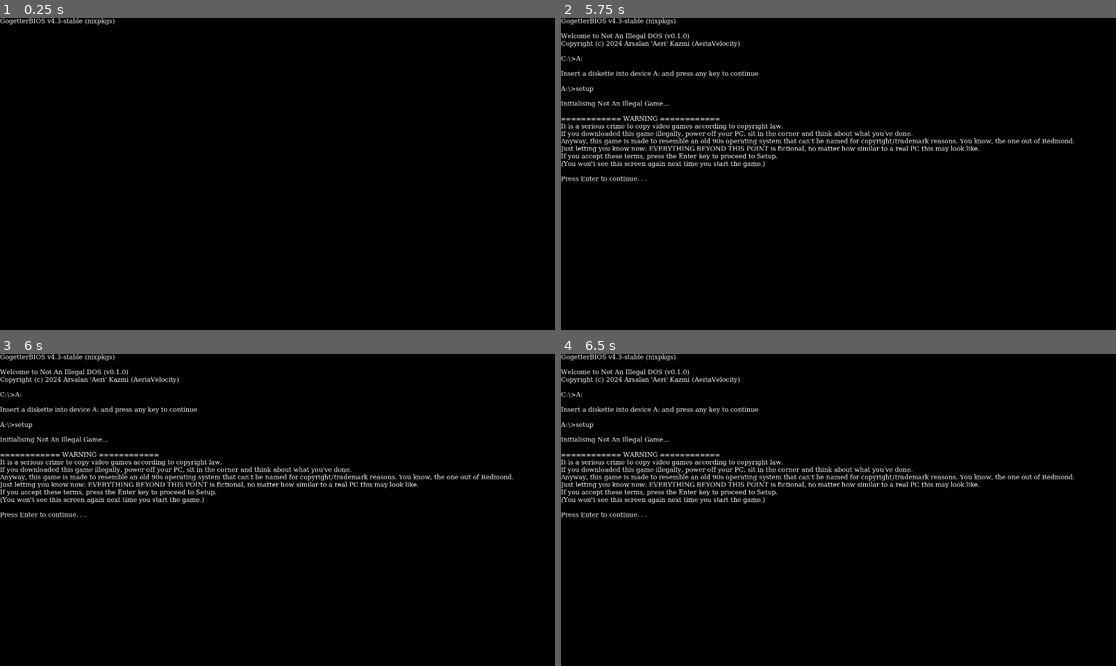
Above: before the commit, frames 1-4 (two rows, left to right).
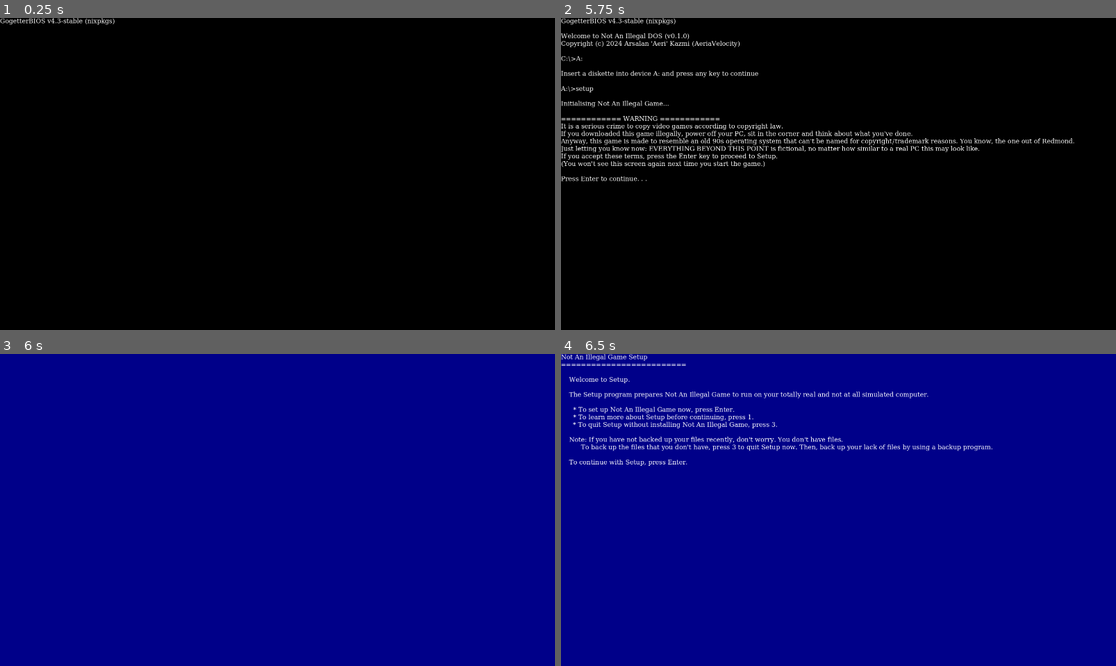
Above: after the commit, the same moments.

Repository: AeriaVelocity/not-an-illegal-game
Game: Godot game, scene res://Scenes/intro.tscn
Same seed, same stepped clock (60 frames per second), same inputs: the game is played once before the commit and once after it.
Inputs:
- Up to frame 1 (0.25 s): no input
- Up to frame 2 (5.75 s): tap Enter (ui_accept) at 0.5, 0.77, 1.52, 2, 2.75, 3.02, 3.77, 4.25, 4.52, 5 s
- Up to frame 3 (6 s): tap Enter (ui_accept) at 5.75 s
- Up to frame 4 (6.5 s): tap Enter (ui_accept) at 6.02 s

Frames 1-2 are identical in both runs. In frame 3, 100% of the frame differs, in the area x 0-100%, y 0-100%; in frame 4, 100%.

Commit message:
Implemented the first stages of the preinstallation part of the setup

Diff:
--- /dev/null
+++ b/Scenes/preinstallation.tscn
@@ -0,0 +1,156 @@
+[gd_scene load_steps=7 format=3 uid="uid://bygcowckre38n"]
+
+[ext_resource type="Script" path="res://Scripts/preinstallation_interaction.gd" id="1_0t6bx"]
+
+[sub_resource type="SystemFont" id="SystemFont_or8xq"]
+font_names = PackedStringArray("Lucida Console", "Source Code Pro", "Menlo", "Monospace")
+font_weight = 500
+subpixel_positioning = 0
+
+[sub_resource type="LabelSettings" id="LabelSettings_k1qia"]
+font = SubResource("SystemFont_or8xq")
+font_size = 22
+
+[sub_resource type="Animation" id="Animation_6lioa"]
+length = 0.001
+tracks/0/type = "value"
+tracks/0/imported = false
+tracks/0/enabled = true
+tracks/0/path = NodePath(".:visible")
+tracks/0/interp = 1
+tracks/0/loop_wrap = true
+tracks/0/keys = {
+"times": PackedFloat32Array(0),
+"transitions": PackedFloat32Array(1),
+"update": 1,
+"values": [true]
+}
+tracks/1/type = "value"
+tracks/1/imported = false
+tracks/1/enabled = true
+tracks/1/path = NodePath("Screen 1:visible")
+tracks/1/interp = 1
+tracks/1/loop_wrap = true
+tracks/1/keys = {
+"times": PackedFloat32Array(0),
+"transitions": PackedFloat32Array(1),
+"update": 1,
+"values": [true]
+}
+
+[sub_resource type="Animation" id="Animation_x46hj"]
+resource_name = "appear"
+length = 0.4
+tracks/0/type = "value"
+tracks/0/imported = false
+tracks/0/enabled = true
+tracks/0/path = NodePath(".:visible")
+tracks/0/interp = 1
+tracks/0/loop_wrap = true
+tracks/0/keys = {
+"times": PackedFloat32Array(0, 0.2),
+"transitions": PackedFloat32Array(1, 1),
+"update": 1,
+"values": [false, true]
+}
+tracks/1/type = "value"
+tracks/1/imported = false
+tracks/1/enabled = true
+tracks/1/path = NodePath("Screen 1:visible")
+tracks/1/interp = 1
+tracks/1/loop_wrap = true
+tracks/1/keys = {
+"times": PackedFloat32Array(0, 0.4),
+"transitions": PackedFloat32Array(1, 1),
+"update": 1,
+"values": [false, true]
+}
+
+[sub_resource type="AnimationLibrary" id="AnimationLibrary_q10hv"]
+_data = {
+"RESET": SubResource("Animation_6lioa"),
+"appear": SubResource("Animation_x46hj")
+}
+
+[node name="Preinstallation" type="Control"]
+layout_mode = 3
+anchors_preset = 15
+anchor_right = 1.0
+anchor_bottom = 1.0
+grow_horizontal = 2
+grow_vertical = 2
+
+[node name="Background" type="ColorRect" parent="."]
+layout_mode = 1
+anchors_preset = 15
+anchor_right = 1.0
+anchor_bottom = 1.0
+grow_horizontal = 2
+grow_vertical = 2
+color = Color(0, 0, 0.537255, 1)
+script = ExtResource("1_0t6bx")
+
+[node name="Screen 0" type="Control" parent="Background"]
+visible = false
+layout_mode = 1
+anchors_preset = 15
+anchor_right = 1.0
+anchor_bottom = 1.0
+grow_horizontal = 2
+grow_vertical = 2
+
+[node name="Label" type="Label" parent="Background/Screen 0"]
+layout_mode = 1
+anchors_preset = 15
+anchor_right = 1.0
+anchor_bottom = 1.0
+grow_horizontal = 2
+grow_vertical = 2
+text = "About Setup
+===========
+
+    Not An Illegal Game Setup is designed to set up Not An Illegal Game on your \"computer\".
+
+    You type stuff in, you press Enter a lot, and that makes it go!
+
+    Now press 1 to get back to Setup so you can play the bloody game."
+label_settings = SubResource("LabelSettings_k1qia")
+autowrap_mode = 2
+
+[node name="Screen 1" type="Control" parent="Background"]
+layout_mode = 1
+anchors_preset = 15
+anchor_right = 1.0
+anchor_bottom = 1.0
+grow_horizontal = 2
+grow_vertical = 2
+
+[node name="Label" type="Label" parent="Background/Screen 1"]
+layout_mode = 1
+anchors_preset = 15
+anchor_right = 1.0
+anchor_bottom = 1.0
+grow_horizontal = 2
+grow_vertical = 2
+text = "Not An Illegal Game Setup
+=========================
+
+    Welcome to Setup.
+
+    The Setup program prepares Not An Illegal Game to run on your totally real and not at all simulated computer.
+
+      * To set up Not An Illegal Game now, press Enter.
+      * To learn more about Setup before continuing, press 1.
+      * To quit Setup without installing Not An Illegal Game, press 3.
+
+    Note: If you have not backed up your files recently, don't worry. You don't have files.
+          To back up the files that you don't have, press 3 to quit Setup now. Then, back up your lack of files by using a backup program.
+
+    To continue with Setup, press Enter."
+label_settings = SubResource("LabelSettings_k1qia")
+autowrap_mode = 2
+
+[node name="AnimationPlayer" type="AnimationPlayer" parent="Background"]
+libraries = {
+"": SubResource("AnimationLibrary_q10hv")
+}
--- a/Scripts/intro_sequence.gd
+++ b/Scripts/intro_sequence.gd
@@ -14,7 +14,9 @@
 
 C:\\>(TYPED)naig
 
-Starting Not An Illegal Game...""".format(version_strings)
+Starting Not An Illegal Game...
+(WAIT=0.8s)
+(SCENE=Scenes/startup.tscn)""".format(version_strings)
 
 var SETUP_TEXT = """GogetterBIOS v{engine_version}
 
@@ -37,7 +39,8 @@
 If you accept these terms, press the Enter key to proceed to Setup.
 (You won't see this screen again next time you start the game.)
 
-(USERWAIT)""".format(version_strings)
+(USERWAIT)
+(SCENE=Scenes/preinstallation.tscn)""".format(version_strings)
 
 func animate_characters(line, speed):
     var index = line.find("(TYPED)")
--- /dev/null
+++ b/Scripts/preinstallation_interaction.gd
@@ -0,0 +1,46 @@
+extends Control
+
+var current_screen = 1
+var previous_screen = 0
+
+var is_ready = false
+
+@onready var animations = $AnimationPlayer
+
+func _ready():
+    animations.play("appear")
+    await animations.animation_finished
+    is_ready = true
+
+func _input(event):
+    if not is_ready:
+        return
+
+    var key = event.as_text()
+
+    if event is InputEventKey and event.is_pressed():
+        previous_screen = current_screen
+
+        match current_screen:
+            0:
+                if key == "1":
+                    current_screen = 1
+            1:
+                if key == "Enter":
+                    current_screen = 2
+                if key == "1":
+                    current_screen = 0
+                if key == "3":
+                    get_tree().quit()
+
+func _process(_delta):
+    if not is_ready:
+        return
+
+    var current_node = get_node("Screen " + str(current_screen))
+    var previous_node = get_node("Screen " + str(previous_screen))
+
+    if previous_node:
+        previous_node.hide()
+    if current_node:
+        current_node.show()
